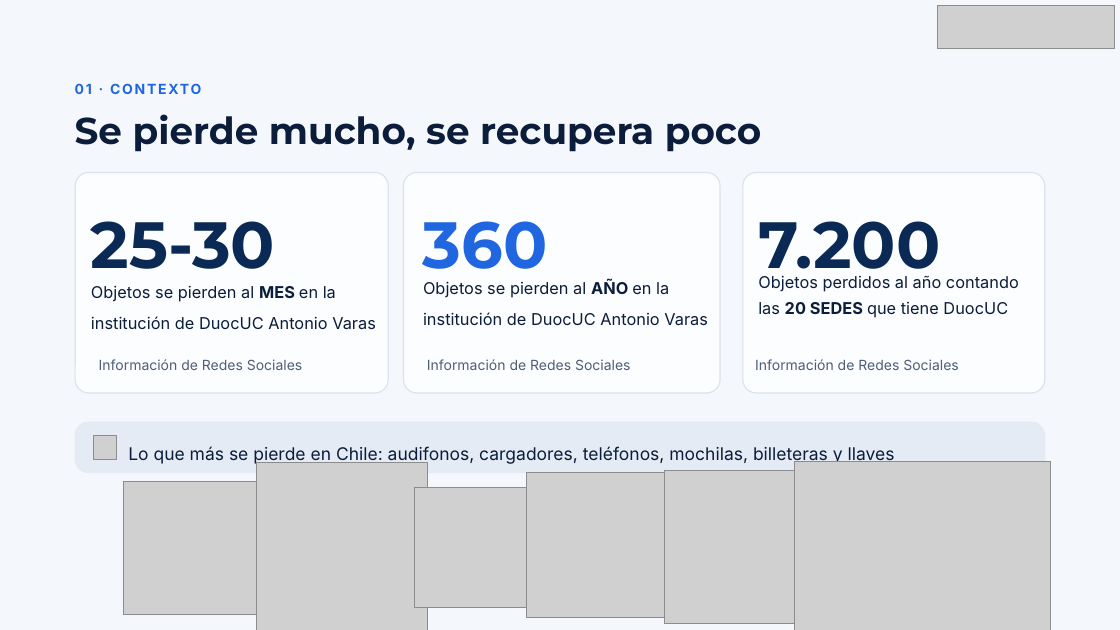
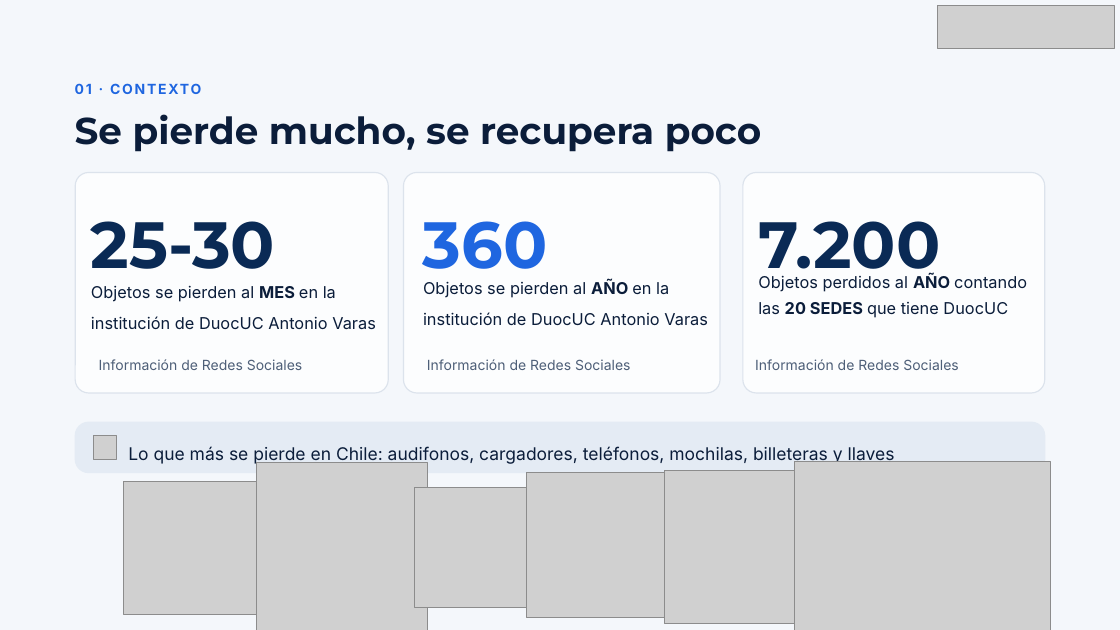
Before and after one commit to RisasDev/Capstone, a slide deck: slide 3 of AV_Aldo_Martinez_004D_BackToMe/Fase 3/Evidencias Grupales/Presentación Final del proyecto (Español).pptx. Drawn at 1120x630 pixels with LibreOffice and Linux fonts; fonts in the diff are those of the drawing; grey boxes stand for pictures. Boxes give left, top, right and bottom in pixels: in the first picture for what was removed or moved away, otherwise in the second. Text is boxed around its words. In the diff, an @@ line names an element or a change of style, - is before the commit and + after.

```diff
--- a/AV_Aldo_Martinez_004D_BackToMe/Fase 3/Evidencias Grupales/Presentación Final del proyecto (Español).pptx
+++ b/AV_Aldo_Martinez_004D_BackToMe/Fase 3/Evidencias Grupales/Presentación Final del proyecto (Español).pptx
@@ text at (758, 274, 1027, 318): text changed @@
-Objetos perdidos al año contando las 20 SEDES que tiene DuocUC
+Objetos perdidos al AÑO contando las 20 SEDES que tiene DuocUC
```
Also in this commit, not shown: 7 other slides changed.
